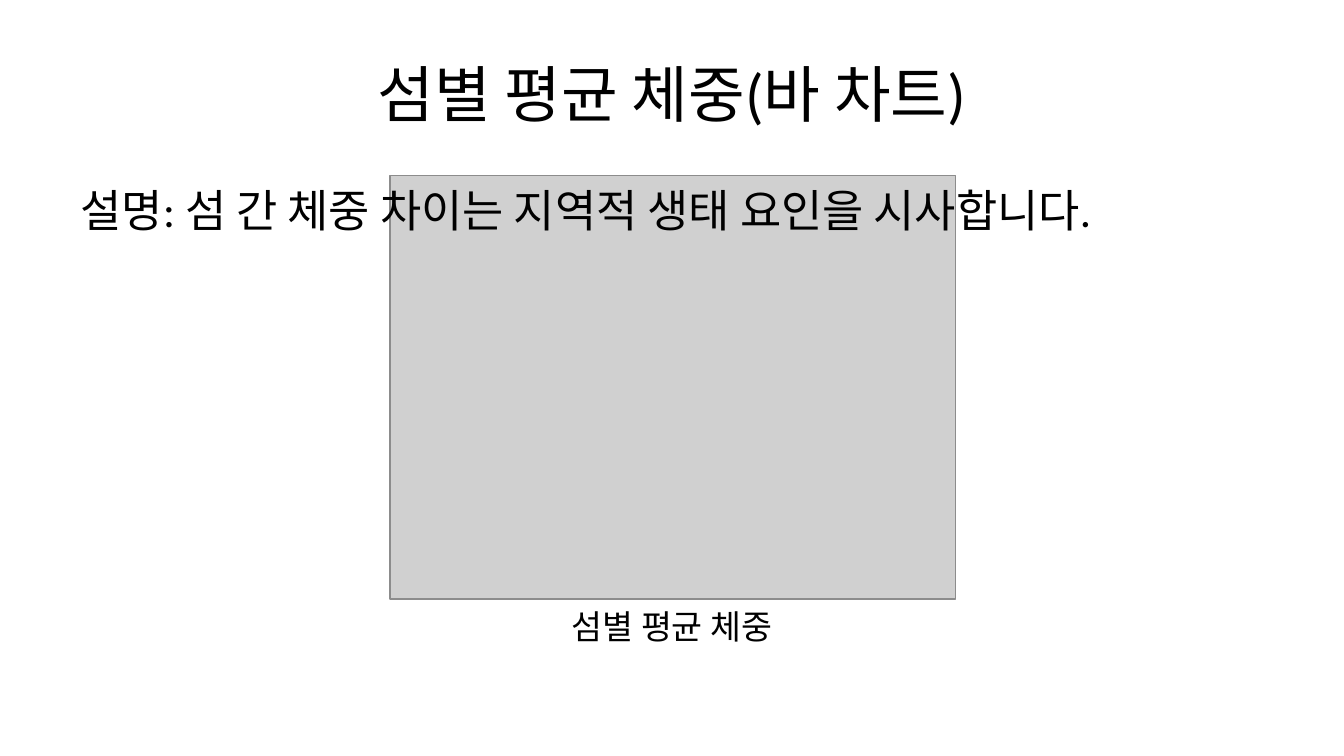
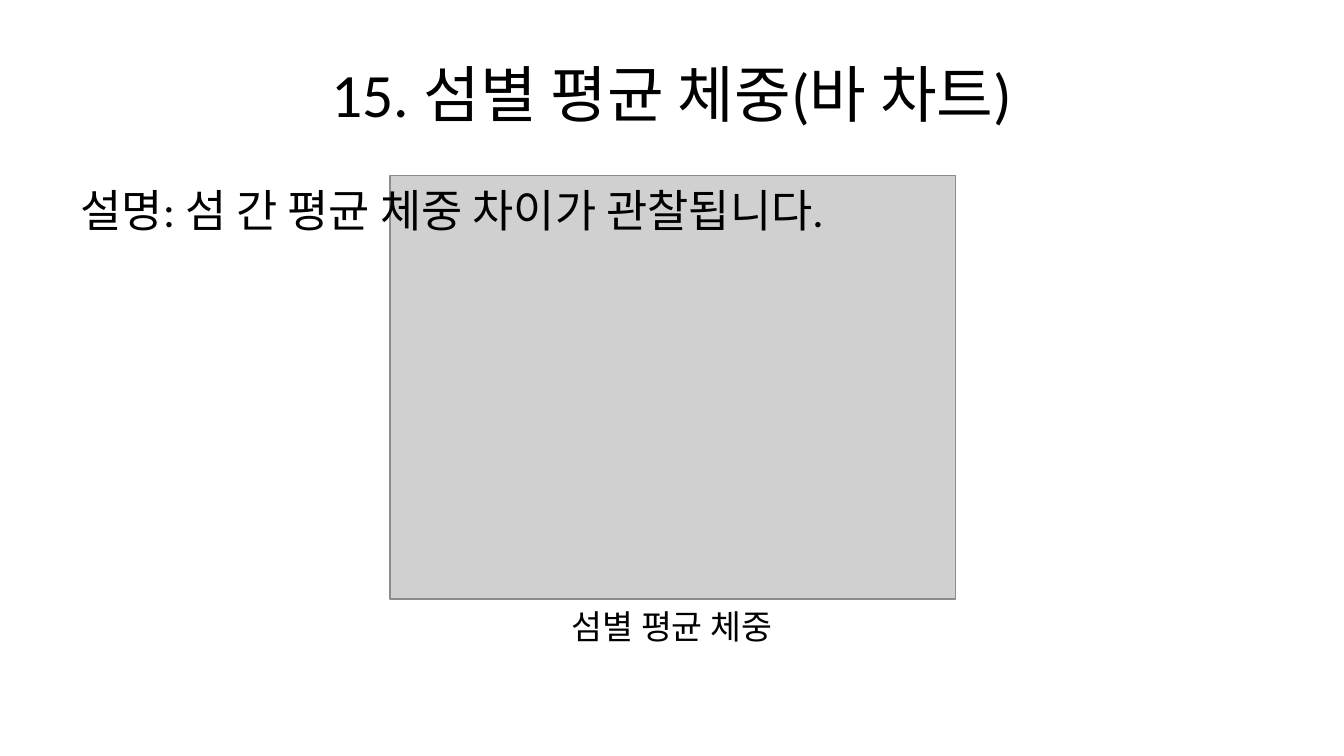
Before and after one commit to urbanrube/ICB_slide, a slide deck: slide 18 of output/slides.pptx. Drawn at 1344x756 pixels with LibreOffice and Linux fonts; fonts in the diff are those of the drawing; grey boxes stand for pictures. Boxes give left, top, right and bottom in pixels: in the first picture for what was removed or moved away, otherwise in the second. Text is boxed around its words. In the diff, an @@ line names an element or a change of style, - is before the commit and + after.

```diff
--- a/output/slides.pptx
+++ b/output/slides.pptx
@@ title at (332, 66, 1012, 126): text changed @@
-섬별 평균 체중(바 차트)
+15. 섬별 평균 체중(바 차트)
@@ text at (81, 182, 823, 239): text changed @@
-설명: 섬 간 체중 차이는 지역적 생태 요인을 시사합니다.
+설명: 섬 간 평균 체중 차이가 관찰됩니다.
```
Also in this commit, not shown: 22 other slides changed, 3 slides added.
